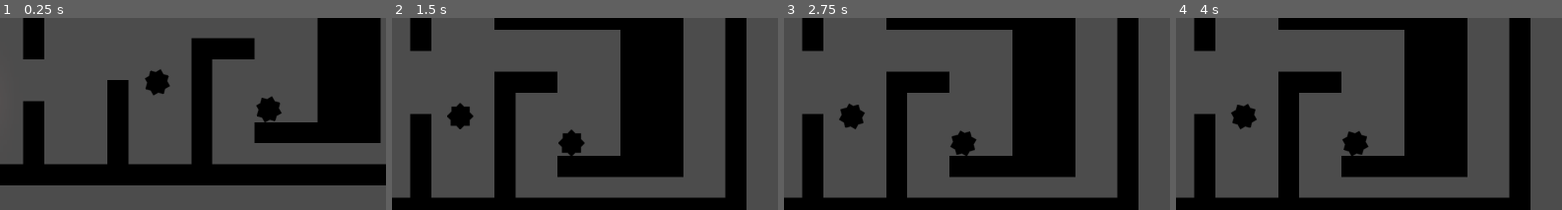
Above: before the commit, frames 1-4 (left to right).
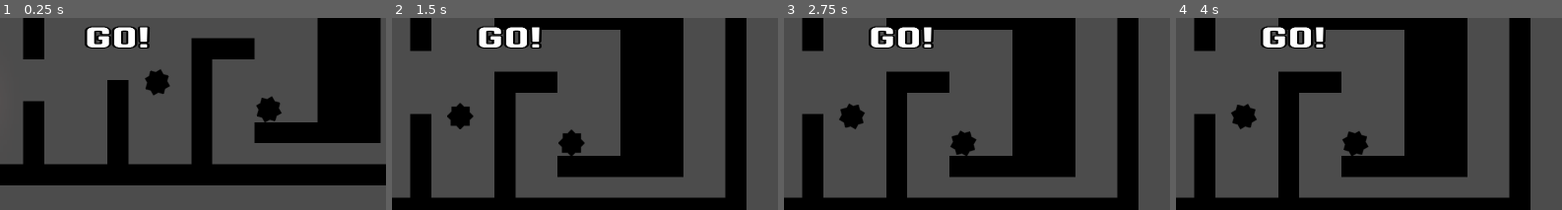
Above: after the commit, the same moments.

Repository: Maigal/gorace
Game: Godot game, scene res://Levels/level_1.tscn
Same seed, same stepped clock (60 frames per second), same inputs: the game is played once before the commit and once after it. This scene is started directly instead of the project's main scene.
Inputs:
- Up to frame 1 (0.25 s): no input
- Up to frame 2 (1.5 s): hold Right (move_right) from 0.53 s (still down); tap Space (jump) at 0.77 s
- Up to frame 3 (2.75 s): tap Space (jump) at 1.52 s; release Right (move_right) at 2.03 s; hold Left (move_left) from 2.03 s (still down)
- Up to frame 4 (4 s): release Left (move_left) at 2.78 s; hold Right (move_right) from 2.78 s (still down); tap Space (jump) at 3.02, 3.77 s
The pictures show only the part of the screen within x 34-84%, y 46-96%; the shares and areas given below are measured in that part.

The runs differ from the first frame. In frame 1, 1.7% of the frame differs, in the area x 21-39%, y 4-16%; in frame 2, 1.7%; in frame 3, 1.7%; in frame 4, 1.7%.

Commit message:
some changes to countdown

Diff:
--- a/client/Customization.gd
+++ b/client/Customization.gd
@@ -37,9 +37,9 @@
 	customization.eyes_color = colorIndex
 
 	if customizationData.eyes[customization.eyes].animated:
-		$Body/Eyes_Animated.self_modulate = customizationData.eyes_colors[customization["eyes_color"]]
+		$Body/Eyes_Animated.self_modulate = customizationData.eyes_colors[customization["eyes_color"]].color
 	else:
-		$Body/Eyes.self_modulate = customizationData.eyes_colors[customization["eyes_color"]]
+		$Body/Eyes.self_modulate = customizationData.eyes_colors[customization["eyes_color"]].color
 
 	print('modu', $Body/Eyes.self_modulate)
 
--- a/client/CustomizationData.gd
+++ b/client/CustomizationData.gd
@@ -2,10 +2,12 @@
 
 var body_equips = [
 	{
+		index = 0,
 		resource = null,
 		animated = false
 	},
 	{
+		index = 1,
 		resource = load("res://Sprites/Player/Customization/Body/1.png"),
 		animated = false
 	}
@@ -13,14 +15,17 @@
 
 var eyes = [
 	{
+		index = 0,
 		resource = load("res://Sprites/Player/Customization/Eyes/0.png"),
 		animated = false
 	},
 	{
+		index = 1,
 		resource = load("res://Sprites/Player/Customization/Eyes/1.png"),
 		animated = false
 	},
 	{
+		index = 2,
 		resource = load("res://Sprites/Player/Customization/Eyes/2.tres"),
 		animated = true
 	}
@@ -28,16 +33,24 @@
 
 var body_colors = [
 	{
+		index = 0,
 		body = Color(1,1,1,1),
 		legs = Color(1,1,1,1)
 	},
 	{
+		index = 1,
 		body = Color(0,0,0,1),
 		legs = Color(0,0,0,1)
 	}
 ]
 
 var eyes_colors = [
-	Color(0,0,0,1),
-	Color(01,0,0,1)
+	{
+		index = 0,
+		color = Color(0,0,0,1)
+	},
+	{
+		index = 1,
+		color = Color(01,0,0,1)
+	}
 ]
--- a/client/Levels/Room.gd
+++ b/client/Levels/Room.gd
@@ -60,7 +60,6 @@
 	get_tree().call_group("roomUI", "room_result", result)
 
 func open_room():
-	print('opening room')
 	$RoomStartBlock.queue_free()
 
 func quit_room():
--- a/client/Levels/RoomUI.tscn
+++ b/client/Levels/RoomUI.tscn
@@ -3,13 +3,13 @@
 [ext_resource path="res://assets/norwester.otf" type="DynamicFontData" id=1]
 [ext_resource path="res://Levels/RoomUI.gd" type="Script" id=2]
 
-[sub_resource type="DynamicFont" id=5]
+[sub_resource type="DynamicFont" id=1]
 size = 120
 outline_size = 5
 outline_color = Color( 0, 0, 0, 1 )
 font_data = ExtResource( 1 )
 
-[sub_resource type="Animation" id=7]
+[sub_resource type="Animation" id=2]
 resource_name = "Countdown"
 length = 4.25
 step = 0.25
@@ -56,7 +56,7 @@
 tracks/3/imported = false
 tracks/3/enabled = true
 tracks/3/keys = {
-"times": PoolRealArray( 3.75 ),
+"times": PoolRealArray( 3.5 ),
 "transitions": PoolRealArray( 1 ),
 "values": [ {
 "args": [  ],
@@ -235,7 +235,6 @@
 }
 
 [node name="Countdown" type="Label" parent="CountdownGroup/CountdownWrapper"]
-self_modulate = Color( 1, 1, 1, 0 )
 anchor_left = 0.5
 anchor_top = 0.5
 anchor_right = 0.5
@@ -244,8 +243,8 @@
 margin_top = -145.5
 margin_right = 75.0
 margin_bottom = 145.5
-custom_fonts/font = SubResource( 5 )
-text = "3"
+custom_fonts/font = SubResource( 1 )
+text = "GO!"
 align = 1
 valign = 1
 __meta__ = {
@@ -253,7 +252,7 @@
 }
 
 [node name="CountdownAnimation" type="AnimationPlayer" parent="CountdownGroup/CountdownWrapper"]
-anims/Countdown = SubResource( 7 )
+anims/Countdown = SubResource( 2 )
 
 [node name="ResultWrapper" type="ColorRect" parent="."]
 self_modulate = Color( 1, 1, 1, 0 )
Not shown: 6 places in client/Levels/RoomUI.tscn that only renumber resources
